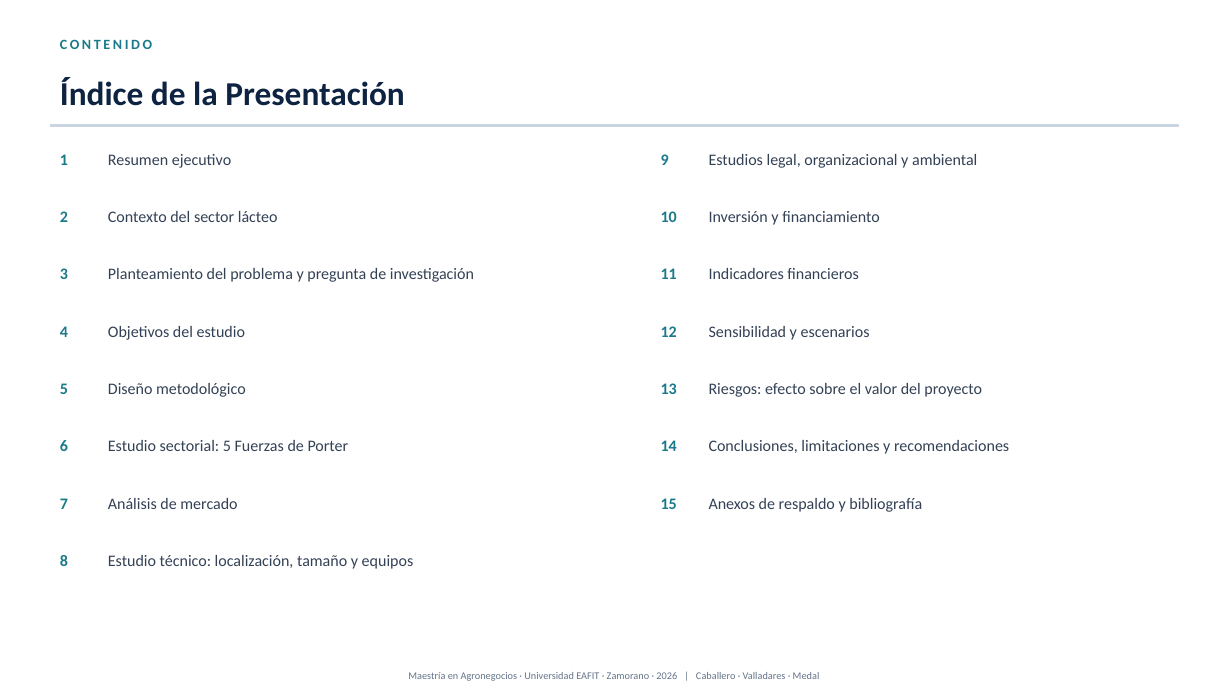
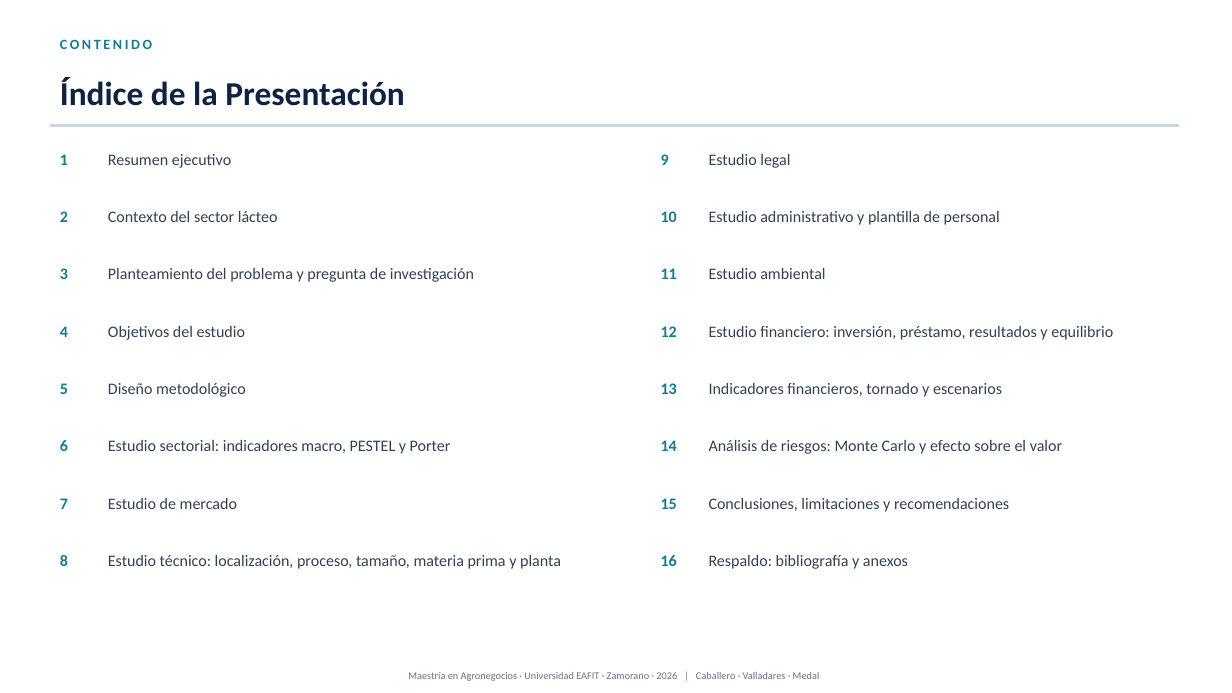
Before and after one commit to modelqdeluxe-ops/ss, a slide deck: slide 2 of Defensa_Tesis_Jaime_Fredy_Horacio_corregida.pptx. Drawn at 1232x693 pixels with LibreOffice and Linux fonts; fonts in the diff are those of the drawing. Boxes give left, top, right and bottom in pixels: in the first picture for what was removed or moved away, otherwise in the second. Text is boxed around its words. In the diff, an @@ line names an element or a change of style, - is before the commit and + after.

```diff
--- a/Defensa_Tesis_Jaime_Fredy_Horacio_corregida.pptx
+++ b/Defensa_Tesis_Jaime_Fredy_Horacio_corregida.pptx
@@ text at [709, 154, 790, 168]: text changed @@
-Estudios legal, organizacional y ambiental
+Estudio legal
@@ text at [709, 211, 1000, 225]: text changed @@
-Inversión y financiamiento
+Estudio administrativo y plantilla de personal
@@ text at [709, 268, 825, 279]: text changed @@
-Indicadores financieros
+Estudio ambiental
@@ text at [709, 326, 1113, 340]: text changed @@
-Sensibilidad y escenarios
+Estudio financiero: inversión, préstamo, resultados y equilibrio
@@ text at [709, 383, 1002, 397]: text changed @@
-Riesgos: efecto sobre el valor del proyecto
+Indicadores financieros, tornado y escenarios
@@ text at [108, 440, 451, 454]: text changed @@
-Estudio sectorial: 5 Fuerzas de Porter
+Estudio sectorial: indicadores macro, PESTEL y Porter
@@ text added at [709, 440, 1062, 454], 12.5 pt, text #334155 @@
+Análisis de riesgos: Monte Carlo y efecto sobre el valor
@@ text at [108, 498, 237, 509]: text changed @@
-Análisis de mercado
+Estudio de mercado
@@ text "Conclusiones, limitaciones y recomendaciones": place and size @@
-text "Conclusiones, limitaciones y recomendaciones" at [709, 440, 1009, 454]
+text "Conclusiones, limitaciones y recomendaciones" at [709, 498, 1009, 512]
@@ text removed at [709, 498, 922, 512] @@
-Anexos de respaldo y bibliografía
@@ text at [108, 555, 561, 569]: text changed @@
-Estudio técnico: localización, tamaño y equipos
+Estudio técnico: localización, proceso, tamaño, materia prima y planta
@@ text added at [661, 555, 677, 566], 12.5 pt, text #1A7A8A, bold @@
+16
@@ text added at [709, 555, 908, 569], 12.5 pt, text #334155 @@
+Respaldo: bibliografía y anexos
```
Also in this commit, not shown: 2 other slides changed, 1 slide removed, 1 other file.
